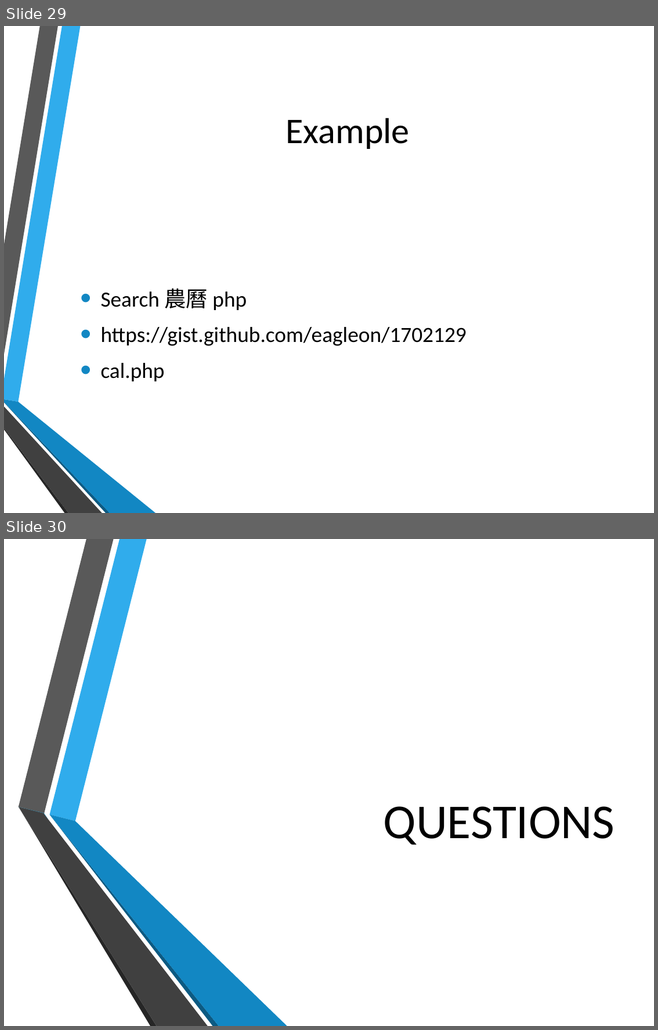
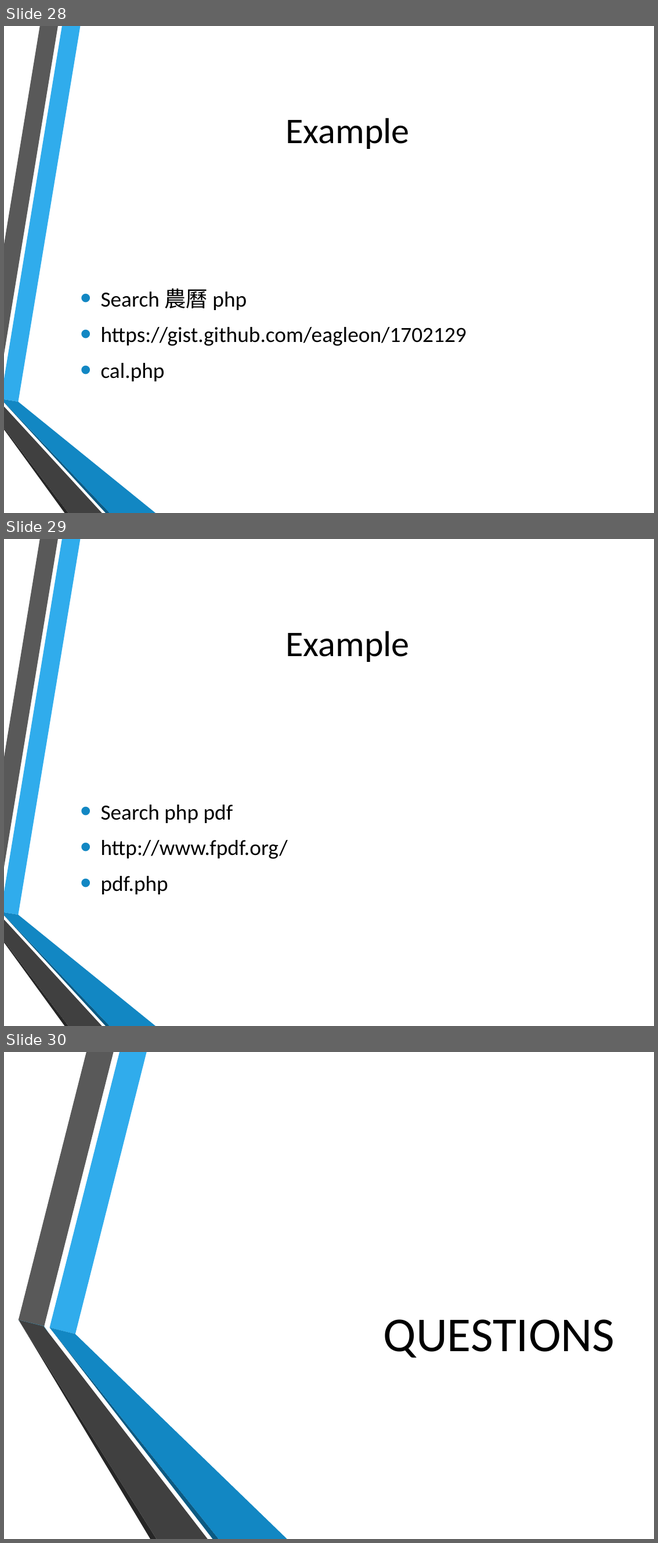
Before and after one commit to hatted/fevaworks-php, a slide deck: php-fw7/lesson7a-tv.pptx. Shown one above the other, each under a label of ours: slides 29 and 30 before the commit, slides 28, 29 and 30 after it. The pictures are 658x1030 and 658x1543 pixels, drawn with LibreOffice and Linux fonts; fonts in the diff are those of the drawing; background and template pictures are left out. Boxes give left, top, right and bottom in pixels: in the first picture for what was removed or moved away, otherwise in the second. Text is boxed around its words. In the diff, an @@ line names an element or a change of style, - is before the commit and + after.

```diff
--- a/php-fw7/lesson7a-tv.pptx
+++ b/php-fw7/lesson7a-tv.pptx
@@ slide 29 added at [4, 539, 654, 1026], background picture (left out); not listed: 6 template elements that a slide beside it also shows @@
@@ title added at [285, 631, 409, 662], 40 pt, text #000000 @@
+Example
@@ text added at [101, 805, 288, 895], 24 pt, text #000000 @@
+• Search php pdf
+• http://www.fpdf.org/
+• pdf.php
@@ what was slide 29 is now slide 28 @@
```
Also in this commit, not shown: 1 slide changed, 1 slide removed, 7 other files.
